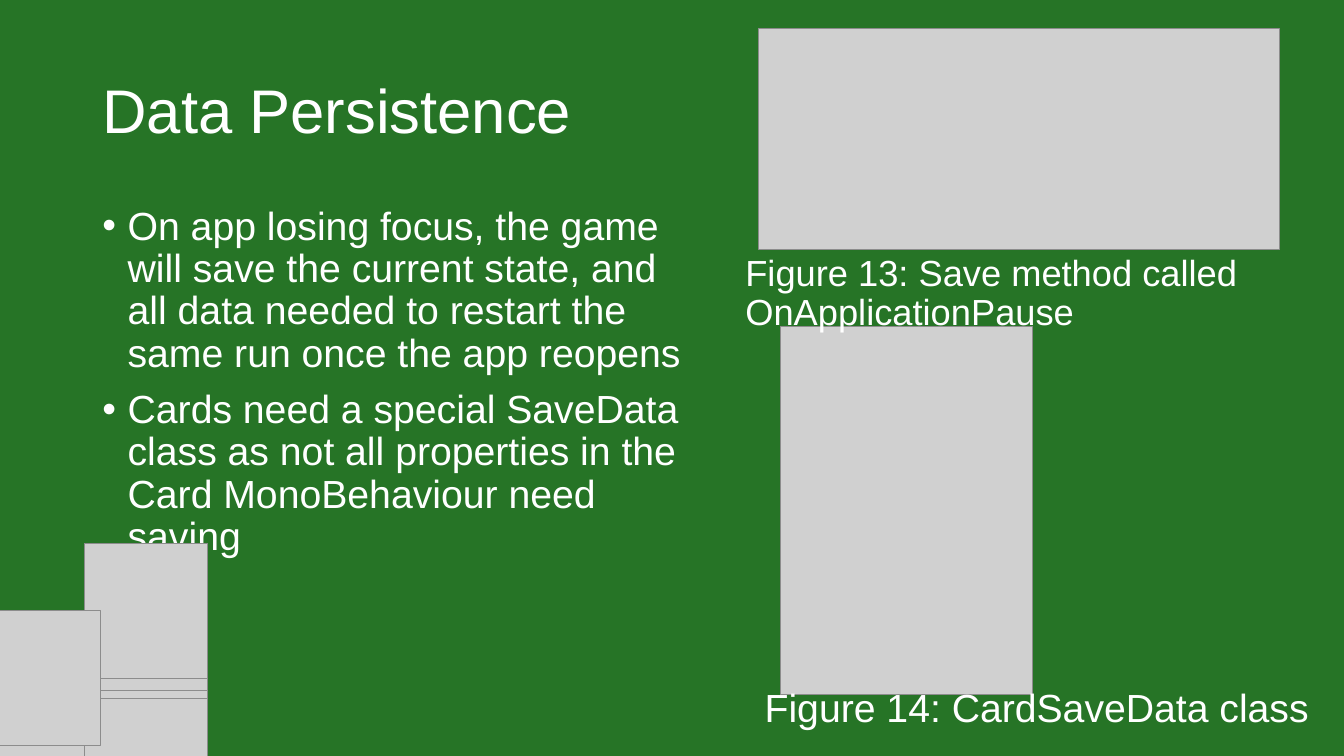
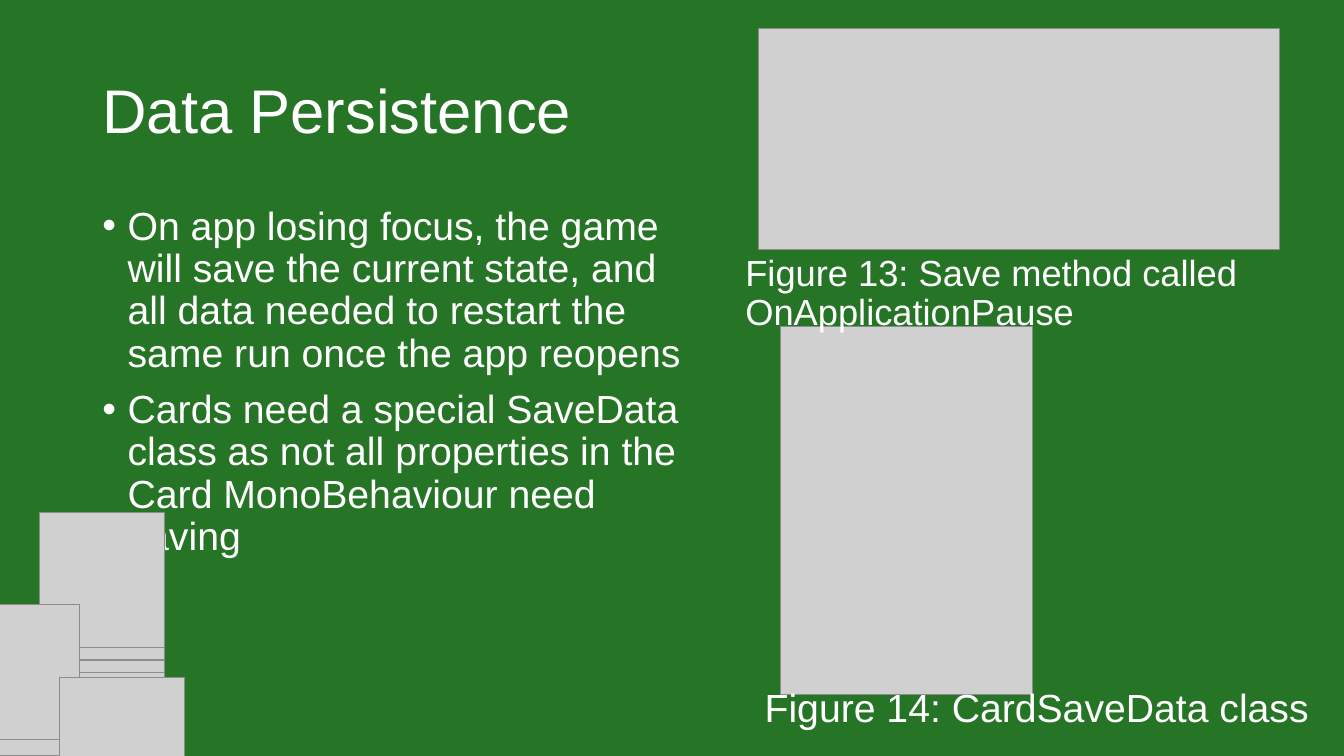
Before and after one commit to IsabelHampton/bluffs-and-bribes, a slide deck: slide 11 of Docs/Bluffs & Bribes Pitch.pptx. Drawn at 1344x756 pixels with LibreOffice and Linux fonts; fonts in the diff are those of the drawing; grey boxes stand for pictures. Boxes give left, top, right and bottom in pixels: in the first picture for what was removed or moved away, otherwise in the second. Text is boxed around its words. In the diff, an @@ line names an element or a change of style, - is before the commit and + after.

```diff
--- a/Docs/Bluffs & Bribes Pitch.pptx
+++ b/Docs/Bluffs & Bribes Pitch.pptx
@@ picture: place and size @@
-picture at [0,622,100,756]
+picture at [0,620,80,756]
@@ 3 pictures: place and size @@
-3 pictures at [0,610,100,756]
+3 pictures at [0,605,80,756]
@@ group added at [39,513,185,756]: 8 pictures @@
@@ picture: place and size @@
-picture at [85,699,208,756]
+picture at [59,693,185,756]
@@ group removed at [85,543,208,756]: 7 pictures @@
```
Also in this commit, not shown: 20 other slides changed, 1 other file.
